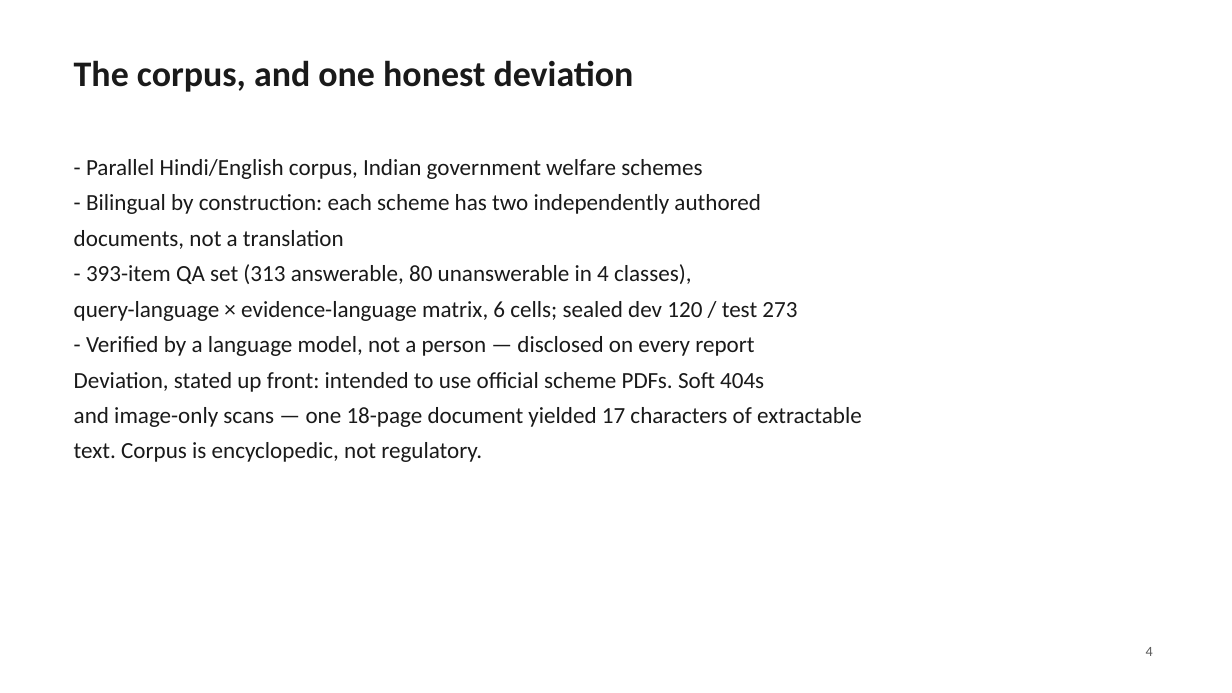
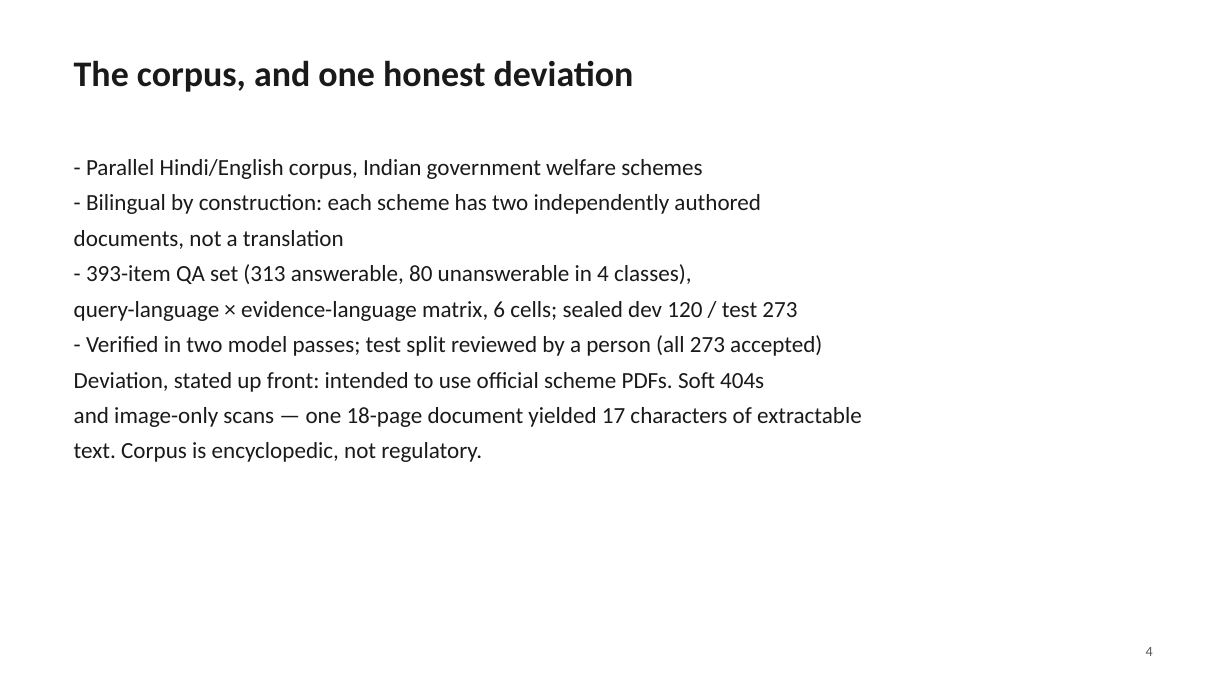
Before and after one commit to dhruvv1402/IndicRAG-QA, a slide deck: slide 4 of paper/IndicRAG-QA-slides.pptx. Drawn at 1232x693 pixels with LibreOffice and Linux fonts; fonts in the diff are those of the drawing. Boxes give left, top, right and bottom in pixels: in the first picture for what was removed or moved away, otherwise in the second. Text is boxed around its words. In the diff, an @@ line names an element or a change of style, - is before the commit and + after.

```diff
--- a/paper/IndicRAG-QA-slides.pptx
+++ b/paper/IndicRAG-QA-slides.pptx
@@ text at bbox=[86, 335, 822, 356]: text changed @@
-- Verified by a language model, not a person — disclosed on every report
+- Verified in two model passes; test split reviewed by a person (all 273 accepted)
```
Also in this commit, not shown: 1 other slide changed, 31 other files.
